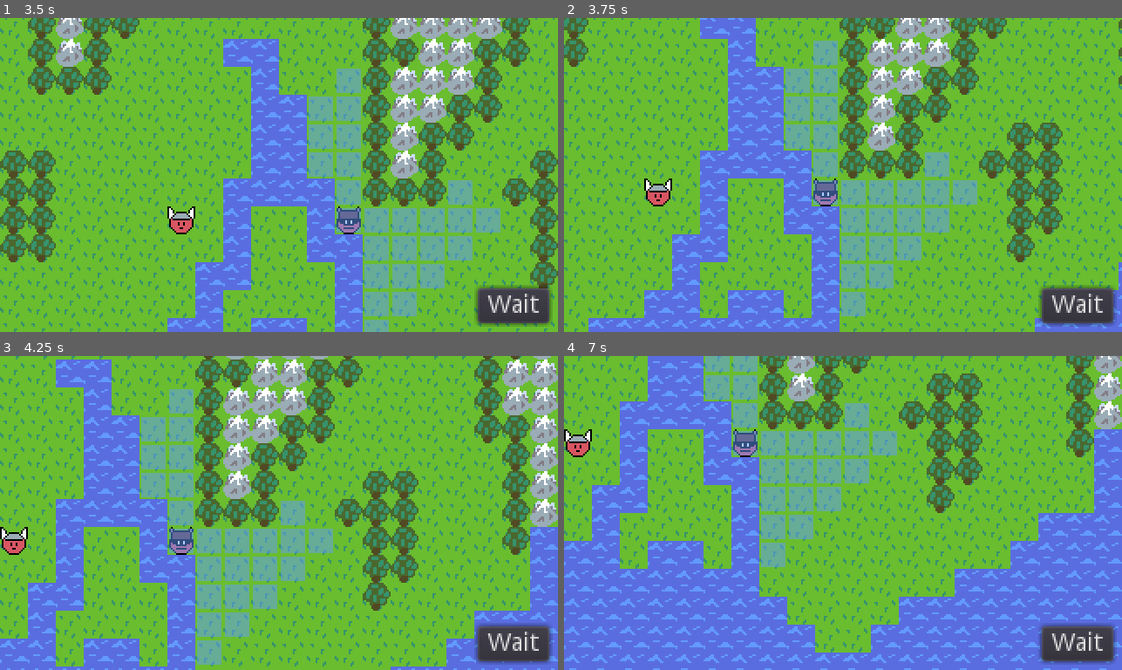
Above: before the commit, frames 1-4 (two rows, left to right).
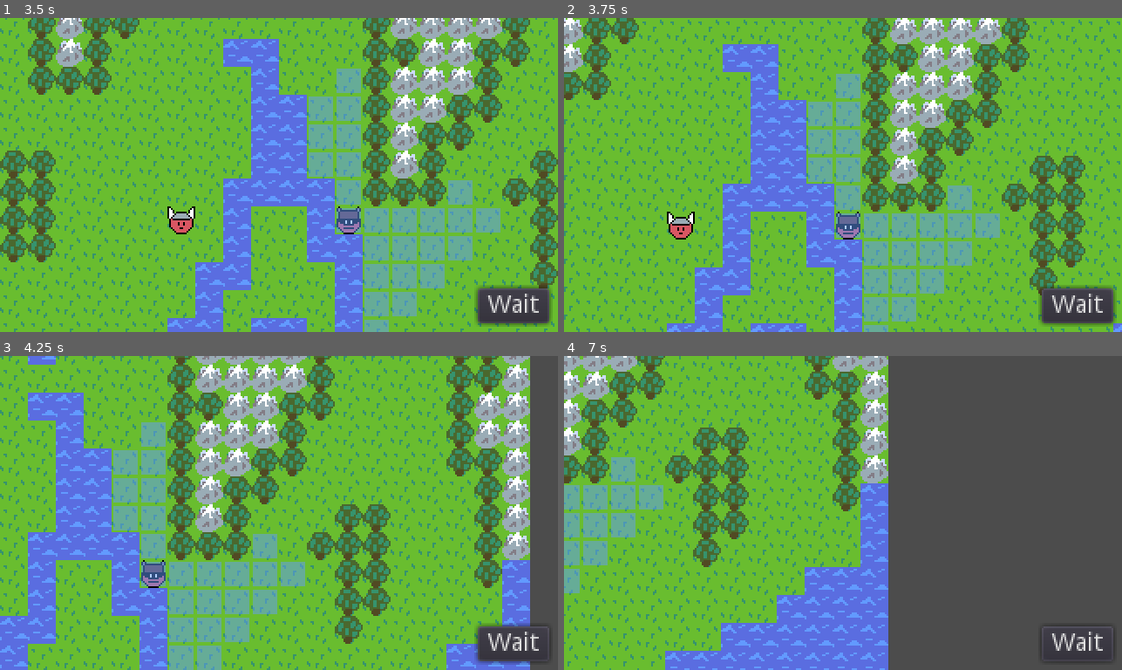
Above: after the commit, the same moments.

Repository: AaronWizard/LegendsOfMajesticSteel
Game: Godot game, scene res://src/game/Game.tscn
Same seed, same stepped clock (60 frames per second), same inputs: the game is played once before the commit and once after it.
Inputs (mouse positions are in pixels of both pictures, inside the frame that each line leads up to):
- Up to frame 1 (3.5 s): click "Wait" at 0.5 s; click "Wait" at 1.25 s; click "Wait" at 2 s; move the mouse to (251, 237) at 2.77 s; click (251, 237) at 2.92 s
- Up to frame 2 (3.75 s): tap Enter at 3.5 s; drag from (1010, 222) to (815, 237) at 3.52 s
- Up to frame 3 (4.25 s): no input
- Up to frame 4 (7 s): tap Space at 4.25, 6.5 s; move the mouse to (675, 465) at 4.27 s; click (675, 465) at 4.42 s; drag from (870, 513) to (675, 465) at 5.02 s; tap Enter at 5.75 s; move the mouse to (759, 434) at 5.77 s; click (759, 434) at 5.92 s; drag from (965, 497) to (759, 434) at 6.52 s

Frame 1 is identical in both runs. In frame 2, 51% of the frame differs, in the area x 0-100%, y 0-100%; in frame 3, 56%; in frame 4, 85%.

Commit message:
Fix camera dragging

Diff:
--- a/src/game/Game.gd
+++ b/src/game/Game.gd
@@ -45,5 +45,9 @@
 	_map_highlights.set_move_highlight(move_range)
 
 
+func _on_TurnManager_action_start() -> void:
+	_camera.reset_offset()
+
+
 func _on_TurnManager_cleared_map_highlights() -> void:
 	_map_highlights.clear()
--- a/src/game/Game.tscn
+++ b/src/game/Game.tscn
@@ -21,6 +21,7 @@
 script = ExtResource( 5 )
 
 [node name="BattleGUI" parent="." instance=ExtResource( 6 )]
+[connection signal="action_start" from="TurnManager" to="." method="_on_TurnManager_action_start"]
 [connection signal="cleared_map_highlights" from="TurnManager" to="." method="_on_TurnManager_cleared_map_highlights"]
 [connection signal="followed_actor" from="TurnManager" to="." method="_on_TurnManager_followed_actor"]
 [connection signal="set_movement_range" from="TurnManager" to="." method="_on_TurnManager_set_movement_range"]
--- a/src/game/GameCamera.gd
+++ b/src/game/GameCamera.gd
@@ -1,5 +1,9 @@
 class_name GameCamera
 extends Camera2D
+
+export var offset_reset_speed := 32
+
+onready var _tween: Tween = $Tween
 
 
 func set_bounds(rect: Rect2) -> void:
@@ -11,19 +15,17 @@
 
 
 func drag(relative: Vector2) -> void:
-	smoothing_enabled = false
+	offset -= relative
 
-	drag_margin_h_enabled = false
-	drag_margin_v_enabled = false
 
-	align()
-	position -= relative
-
-	drag_margin_h_enabled = true
-	drag_margin_v_enabled = true
-
-	smoothing_enabled = true
-
+func reset_offset() -> void:
+	if offset != Vector2.ZERO:
+		var time := offset.length() / (offset_reset_speed * 8)
+		# warning-ignore:return_value_discarded
+		_tween.interpolate_property(self, "offset", offset, Vector2.ZERO,
+				time, Tween.TRANS_LINEAR, Tween.EASE_IN_OUT)
+		# warning-ignore:return_value_discarded
+		_tween.start()
 
 func follow_actor(actor: Actor) -> void:
 	actor.remote_transform.remote_path = get_path()
--- a/src/game/GameCamera.tscn
+++ b/src/game/GameCamera.tscn
@@ -11,3 +11,5 @@
 smoothing_enabled = true
 smoothing_speed = 8.0
 script = ExtResource( 1 )
+
+[node name="Tween" type="Tween" parent="."]
--- a/src/game/TurnManager.gd
+++ b/src/game/TurnManager.gd
@@ -3,6 +3,7 @@
 
 signal followed_actor(actor)
 signal set_movement_range(move_range)
+signal action_start
 signal cleared_map_highlights
 
 var running := false
@@ -33,6 +34,7 @@
 				var action: Action = yield(controller, "determined_action")
 				if action:
 					action.start()
+					emit_signal("action_start")
 					yield(action, "finished")
 
 			emit_signal("cleared_map_highlights")
